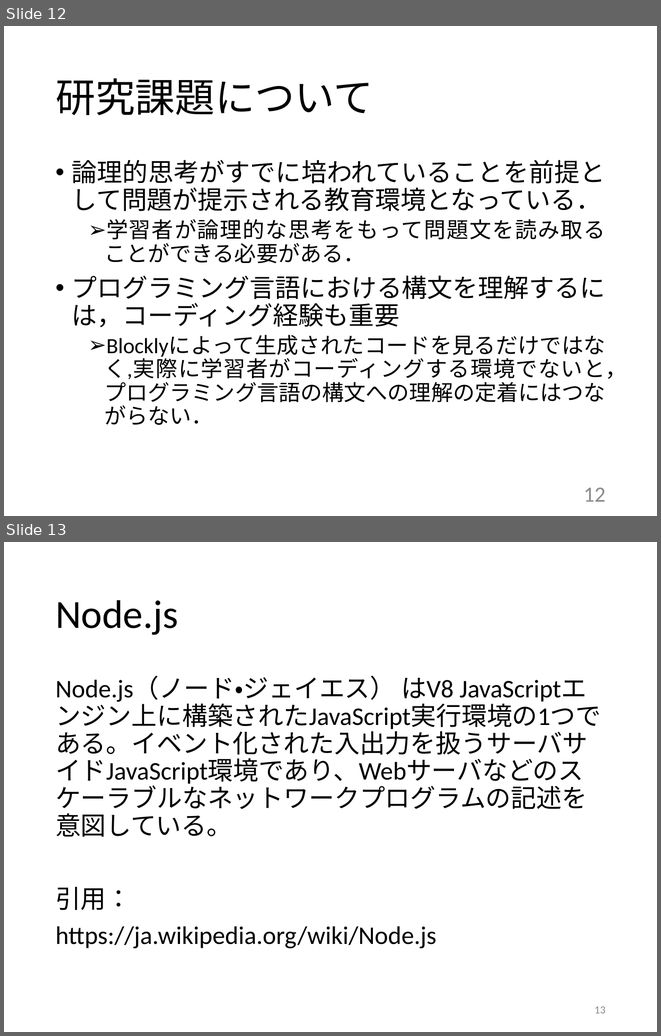
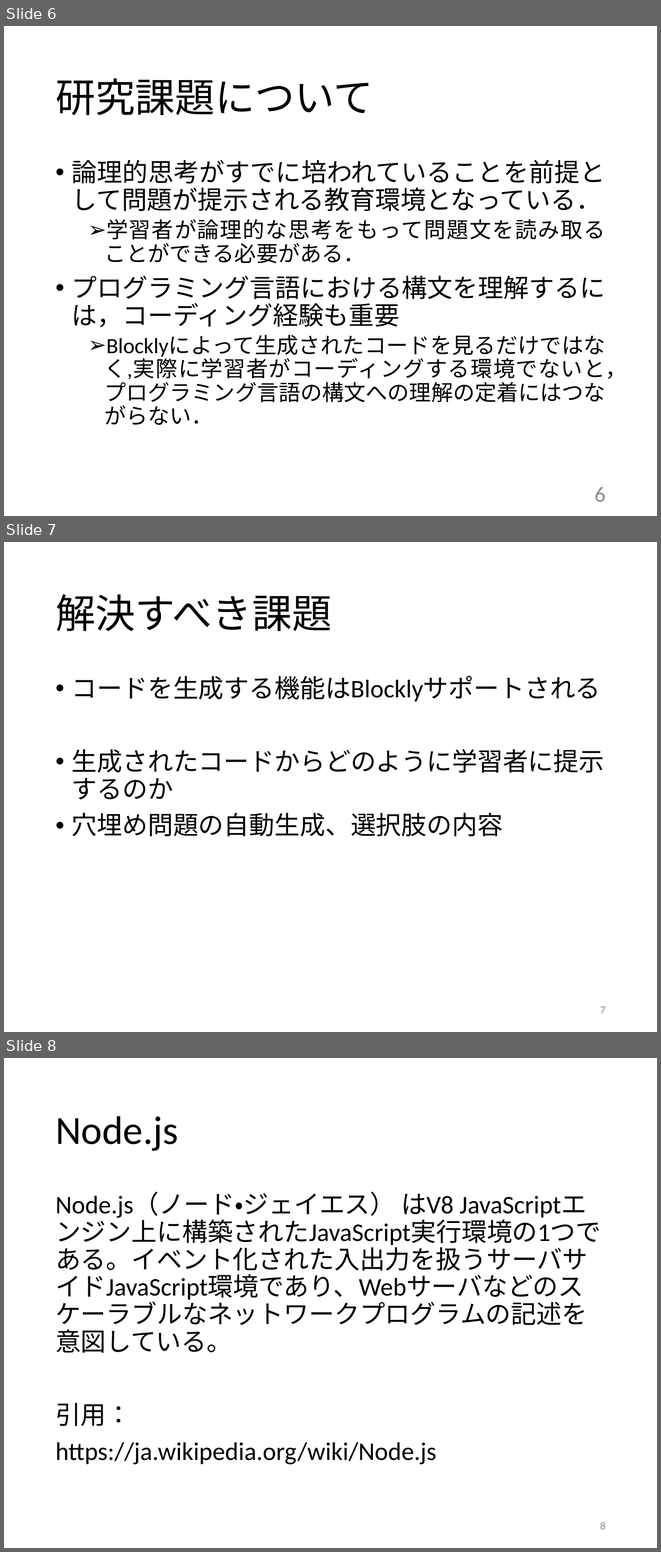
Before and after one commit to kait-takanolab/1821121-shimaoka-thesis, a slide deck: 1821121_shimaoka_sotsuken.pptx. Shown one above the other, each under a label of ours: slides 12 and 13 before the commit, slides 6, 7 and 8 after it. The pictures are 661x1036 and 661x1552 pixels, drawn with LibreOffice and Linux fonts; fonts in the diff are those of the drawing. Boxes give left, top, right and bottom in pixels: in the first picture for what was removed or moved away, otherwise in the second. Text is boxed around its words. In the diff, an @@ line names an element or a change of style, - is before the commit and + after.

```diff
--- a/1821121_shimaoka_sotsuken.pptx
+++ b/1821121_shimaoka_sotsuken.pptx
@@ slide 7 added at [4,542,657,1032], background #FFFFFF @@
@@ title added at [55,594,332,631], 44 pt, text #000000 @@
+解決すべき課題
@@ text added at [72,676,604,836], 28 pt, text #000000 @@
+• コードを生成する機能はBlocklyサポートされる
+• 生成されたコードからどのように学習者に提示するのか
+• 穴埋め問題の自動生成、選択肢の内容
@@ page number added at [600,1006,606,1013], 12 pt, text #8C8C8C @@
+7
@@ what was slide 12 is now slide 6 @@
@@ page number at [594,487,606,501]: text changed @@
-12
+6
@@ what was slide 13 is now slide 8 @@
@@ page number at [600,1522,606,1529]: text changed @@
-13
+8
```
Also in this commit, not shown: 5 slides changed, 1 other slide added, 5 slides removed.
